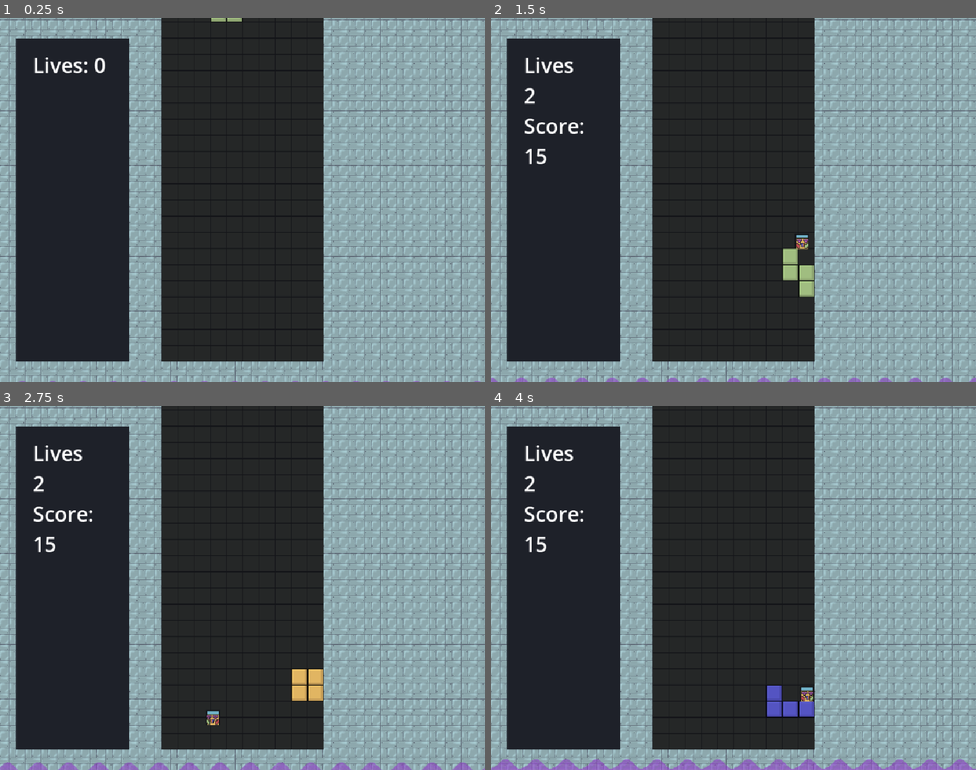
Above: before the commit, frames 1-4 (two rows, left to right).
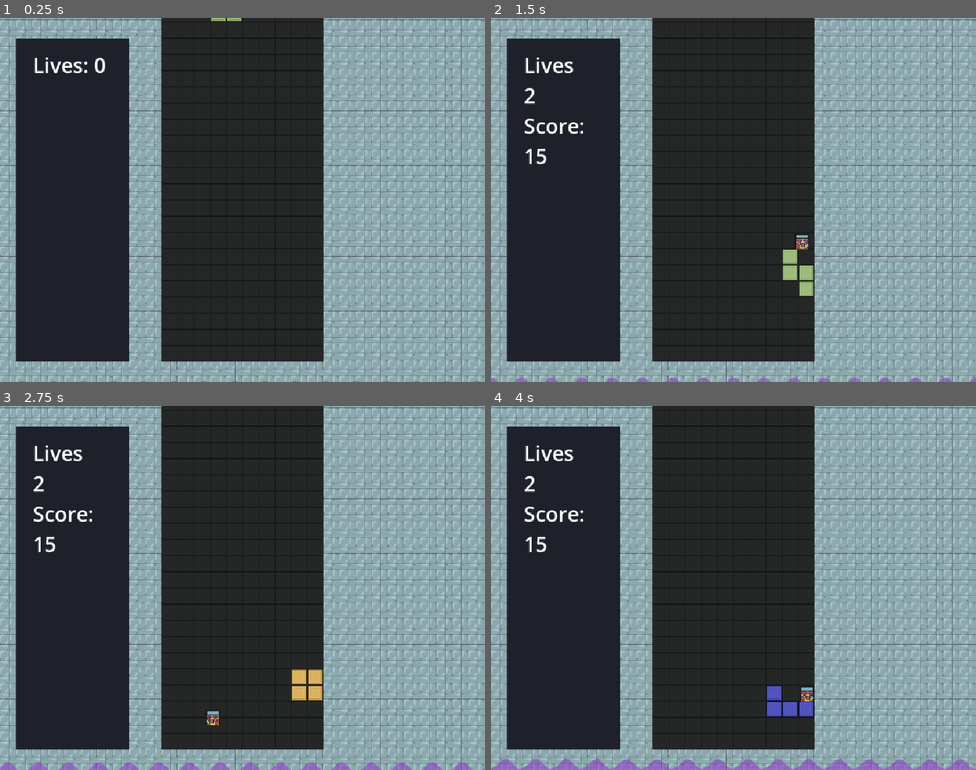
Above: after the commit, the same moments.

Repository: Lochi-dot-JPEG/twistris
Game: Godot game, scene res://locations/main.tscn
Two runs of this game, one before a commit and one after it. Both use one fixed random seed, a clock stepped at 60 frames per second and the inputs below.
Inputs:
- Up to frame 1 (0.25 s): no input
- Up to frame 2 (1.5 s): tap Enter at 0.5 s; hold S (softdrop) 0.53-1.28 s; hold D (right) from 0.53 s (still down); tap W (jump) at 0.77 s; tap Z (switch) at 1.35 s
- Up to frame 3 (2.75 s): tap W (jump) at 1.52 s; release D (right) at 2.03 s; hold A (left) from 2.03 s (still down); hold 1 from 2.03 s (still down)
- Up to frame 4 (4 s): release A (left) at 2.78 s; release 1 at 2.78 s; hold D (right) from 2.78 s (still down); tap 2 at 2.85 s; tap W (jump) at 3.02, 3.77 s; hold 3 from 3.53 s (still down)

The runs differ from the first frame. In frame 1, less than 0.1% of the frame differs, in the area x 43-50%, y 0-2%; in frame 2, 0.1%; in frame 3, 0.2%, in the area x 60-67%, y 72-82%; in frame 4, less than 0.1%.

Commit message:
fix: player no longer keeps moving when switched

Diff:
--- a/entities/kid/kid.gd
+++ b/entities/kid/kid.gd
@@ -53,6 +53,7 @@
 		else:
 			velocity.x = move_toward(velocity.x, 0, SPEED)
 	else:
+		velocity.x = move_toward(velocity.x, 0, SPEED)
 		sprite.play("inactive")
 
 	move_and_slide()
--- a/entities/tetromino/block.tscn
+++ b/entities/tetromino/block.tscn
@@ -5,7 +5,7 @@
 [sub_resource type="RectangleShape2D" id="RectangleShape2D_ads0q"]
 size = Vector2(30, 30)
 
-[node name="block4" type="CharacterBody2D" unique_id=297989096]
+[node name="block" type="CharacterBody2D" unique_id=297989096]
 collision_layer = 4
 collision_mask = 6
 
Binary file changed: entities/tetromino/texture.png
